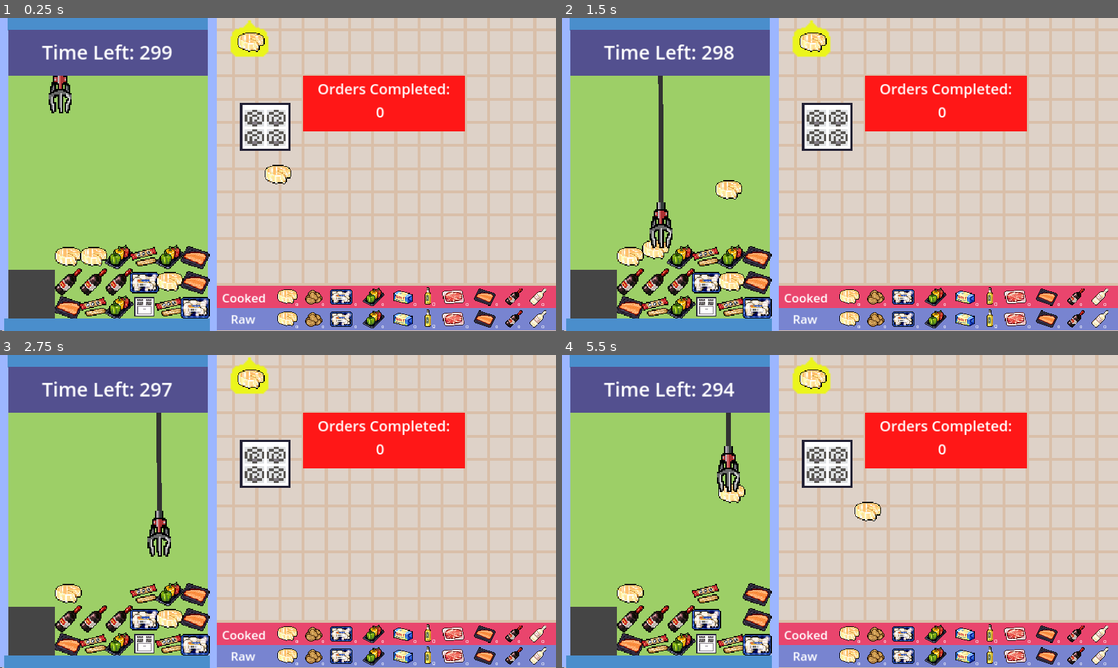
Above: before the commit, frames 1-4 (two rows, left to right).
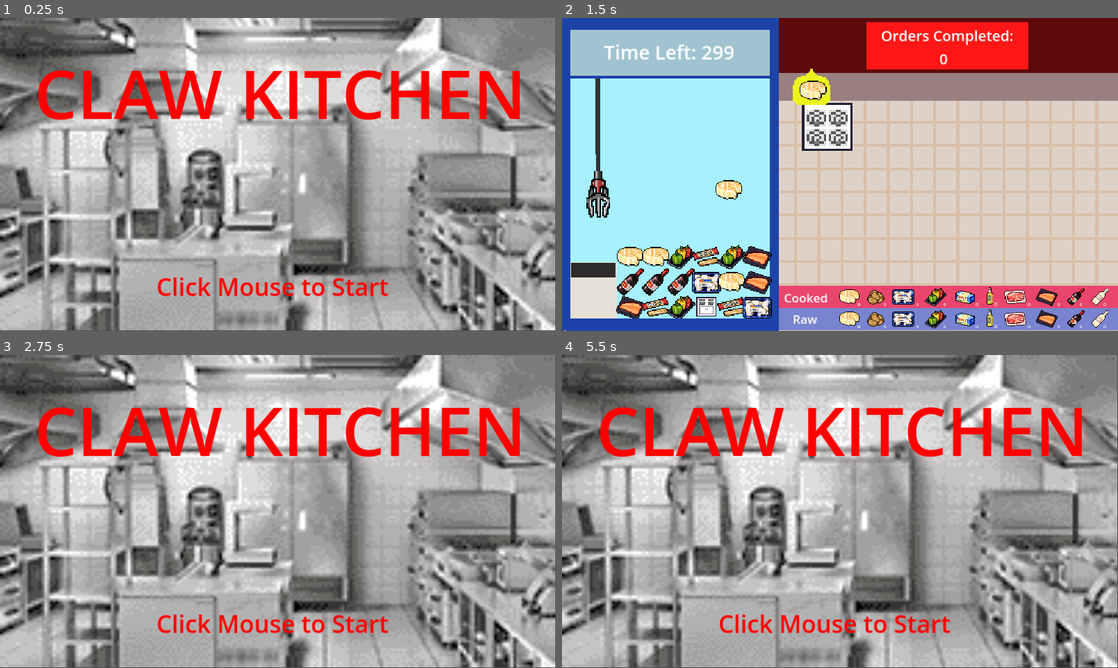
Above: after the commit, the same moments.

Repository: bvirnig/Claw-Kitchen
Game: Godot game, scene res://Scenes/splash_start.tscn
The game is run twice, just before and just after one commit, with the same random seed, the same clock (stepped at 60 frames per second) and the same inputs. Before the commit the project starts from res://Scenes/main.tscn. Sound files missing from this copy of the repository are replaced by a short silence.
Inputs (mouse positions are in pixels of both pictures, inside the frame that each line leads up to):
- Up to frame 1 (0.25 s): no input
- Up to frame 2 (1.5 s): tap Enter (ui_accept) at 0.5, 0.77 s; move the mouse to (817, 115) at 0.52 s; tap 0 (zero) at 0.6 s; click (817, 115) at 0.67 s; move the mouse to (728, 190) at 1.27 s; click (728, 190) at 1.35 s
- Up to frame 3 (2.75 s): tap Enter (ui_accept) at 1.52, 2 s; tap 0 (zero) at 1.55, 2.3 s; move the mouse to (333, 442) at 2.02 s; tap Mouse wheel down (mouse_scroll_down) at 2.1 s; click (333, 442) at 2.17 s
- Up to frame 4 (5.5 s): tap Enter (ui_accept) at 2.75, 3.02, 3.5, 3.77, 4.52 s; move the mouse to (812, 574) at 2.77 s; tap Mouse wheel up (mouse_scroll_up) at 2.85 s; click (812, 574) at 2.92 s; tap 0 (zero) at 3.05, 3.6, 4.35, 5.3 s; move the mouse to (1006, 558) at 3.52 s; click (1006, 558) at 3.67 s; move the mouse to (673, 464) at 4.27 s; click (673, 464) at 4.42 s; move the mouse to (867, 511) at 5.02 s; click (867, 511) at 5.1 s

The runs differ from the first frame. In frame 1, 93% of the frame differs, in the area x 0-100%, y 0-100%; in frame 2, 54%; in frame 3, 93%; in frame 4, 93%.

Commit message:
final game
final game

Diff:
--- a/clawkitchen/Scenes/claw.gd
+++ b/clawkitchen/Scenes/claw.gd
@@ -117,7 +117,23 @@
 
 func _on_body_entered(body: Node2D) -> void:
 	if is_descending and body is Food and not is_holding:
-		pick_up_food(body)
+		# Cast body to Food type to access its properties
+		var food_item = body as Food
+		if food_item:
+			# Check if the food item's type is "bomb"
+			if food_item.food_type == "bomb":
+				# Call the explode() method on the bomb food item
+				body.explode()
+				# Decrement the selected item (if the selected item is not a bomb)
+				var selected_item = Gamedata.get_selected_item()
+				if selected_item != "bomb" and Gamedata.food_counts[selected_item] > 0:
+					Gamedata.decrement_food(selected_item, false)  # False because it's not cooked
+				print("Bomb picked up! Decrementing " + selected_item)
+				ascend_claw(1)
+			else:
+				# If the food type is not a bomb, pick it up as usual
+				pick_up_food(body)
+
 
 func _on_body_exited(body: Node2D) -> void:
 	if is_moving_left_right and body is Food:
--- a/clawkitchen/Scenes/claw.tscn
+++ b/clawkitchen/Scenes/claw.tscn
@@ -7,6 +7,7 @@
 size = Vector2(50, 50)
 
 [node name="Claw" type="Area2D"]
+z_index = 1
 collision_mask = 2
 script = ExtResource("1_sx5ll")
 
--- a/clawkitchen/Scenes/claw_background.tscn
+++ b/clawkitchen/Scenes/claw_background.tscn
@@ -5,43 +5,51 @@
 [node name="ClawBackground" type="Node2D"]
 
 [node name="TextureRect" type="TextureRect" parent="."]
-modulate = Color(0.615686, 0.811765, 0.403922, 1)
+modulate = Color(0.65, 0.941667, 1, 1)
 offset_right = 436.0
 offset_bottom = 644.0
 texture = SubResource("CanvasTexture_7pq6k")
 
 [node name="wallL" type="ColorRect" parent="."]
-modulate = Color(0.612576, 0.714494, 1, 1)
+modulate = Color(0.117647, 0.262745, 0.658824, 1)
 z_index = 1
 offset_right = 17.0
 offset_bottom = 646.0
 
 [node name="wallR" type="ColorRect" parent="."]
-modulate = Color(0.611765, 0.713726, 1, 1)
+modulate = Color(0.117647, 0.262745, 0.658824, 1)
 offset_left = 431.0
 offset_top = -2.0
 offset_right = 450.0
 offset_bottom = 657.0
 
 [node name="wallFloor" type="ColorRect" parent="."]
-modulate = Color(0.288798, 0.557294, 0.799354, 1)
-z_index = 1
+modulate = Color(0.117647, 0.262745, 0.658824, 1)
+z_index = 2
 offset_left = 9.0
 offset_top = 622.0
 offset_right = 435.0
 offset_bottom = 674.0
 
 [node name="wallTop" type="ColorRect" parent="."]
-modulate = Color(0.290196, 0.556863, 0.8, 1)
-z_index = 1
+modulate = Color(0.1188, 0.26312, 0.66, 1)
+z_index = 2
 offset_left = 16.0
 offset_top = -19.0
 offset_right = 431.0
 offset_bottom = 26.0
 
+[node name="wallTop3" type="ColorRect" parent="."]
+modulate = Color(0.1188, 0.26312, 0.66, 1)
+z_index = 2
+offset_left = 9.0
+offset_top = 119.0
+offset_right = 434.0
+offset_bottom = 125.0
+
 [node name="wallTop2" type="ColorRect" parent="."]
-modulate = Color(0.32592, 0.3136, 0.56, 1)
-z_index = 1
+modulate = Color(0.6314, 0.766563, 0.82, 1)
+z_index = 2
 offset_left = 17.0
 offset_top = 24.0
 offset_right = 431.0
--- a/clawkitchen/Scenes/cooked_meals_gui.tscn
+++ b/clawkitchen/Scenes/cooked_meals_gui.tscn
@@ -17,7 +17,7 @@
 offset_left = 628.0
 offset_top = 119.0
 offset_right = 963.0
-offset_bottom = 235.0
+offset_bottom = 217.0
 texture = SubResource("CanvasTexture_p8k1r")
 
 [node name="MealsCookedLabel" type="Label" parent="."]
--- a/clawkitchen/Scenes/food.tscn
+++ b/clawkitchen/Scenes/food.tscn
@@ -1,12 +1,18 @@
-[gd_scene load_steps=4 format=3 uid="uid://cm2y2gnjs3smp"]
+[gd_scene load_steps=6 format=3 uid="uid://cm2y2gnjs3smp"]
 
 [ext_resource type="Script" path="res://food.gd" id="1_3r4rc"]
 [ext_resource type="Texture2D" uid="uid://bwhsynoru4f5v" path="res://AssetsBeingUsed/white_cheese_p.png" id="2_uta4w"]
+[ext_resource type="AudioStream" uid="uid://bu0flofgxqlqm" path="res://sounds/medium-explosion-40472-[AudioTrimmer.com].mp3" id="3_2stie"]
 
 [sub_resource type="RectangleShape2D" id="RectangleShape2D_wdp8a"]
 size = Vector2(31, 50)
 
+[sub_resource type="Gradient" id="Gradient_s0cc4"]
+offsets = PackedFloat32Array(0.0933333, 0.586667, 0.973333)
+colors = PackedColorArray(1, 0.866667, 0, 1, 1, 0.04, 0.04, 1, 0, 0, 0, 1)
+
 [node name="Food" type="CharacterBody2D" groups=["food"]]
+z_index = 1
 collision_layer = 2
 collision_mask = 3
 script = ExtResource("1_3r4rc")
@@ -23,5 +29,37 @@
 [node name="EnergyCheckTimer" type="Timer" parent="."]
 autostart = true
 
+[node name="explosion" type="CPUParticles2D" parent="."]
+z_index = 2
+emitting = false
+amount = 100
+lifetime = 0.5
+one_shot = true
+speed_scale = 2.94
+explosiveness = 1.0
+randomness = 1.0
+emission_shape = 1
+emission_sphere_radius = 60.0
+spread = 180.0
+gravity = Vector2(0, 0)
+initial_velocity_min = 262.62
+initial_velocity_max = 292.92
+angular_velocity_min = 14.55
+angular_velocity_max = 247.27
+angle_max = 720.0
+scale_amount_min = 3.0
+scale_amount_max = 20.0
+color_ramp = SubResource("Gradient_s0cc4")
+
+[node name="explosionSound" type="AudioStreamPlayer2D" parent="."]
+stream = ExtResource("3_2stie")
+volume_db = 10.0
+
+[node name="ExplodeTimer" type="Timer" parent="."]
+wait_time = 0.001
+one_shot = true
+
 [connection signal="food_dropped" from="." to="." method="_on_food_dropped"]
 [connection signal="timeout" from="EnergyCheckTimer" to="." method="_on_energy_check_timer_timeout"]
+[connection signal="finished" from="explosionSound" to="." method="_on_explosion_sound_finished"]
+[connection signal="timeout" from="ExplodeTimer" to="." method="_on_explode_timer_timeout"]
--- /dev/null
+++ b/clawkitchen/Scenes/game_over_splash.gd
@@ -0,0 +1,21 @@
+extends Control
+
+# Reference to the ScoreLabel node
+@onready var score_label: Label = $ScoreLabel  # Assumes there's a Label node called ScoreLabel in the scene
+
+# Path to the Start Splash scene
+const START_SPLASH_SCENE_PATH = "res://Scenes/splash_start.tscn"  # Update this with the correct path to your StartSplash scene
+
+# Called when the node enters the scene tree for the first time
+func _ready() -> void:
+	# Fetch the number of completed orders from the Gamedata singleton
+	var completed_orders = Gamedata.completed_orders_count  # Reference the completed_orders_count directly from Gamedata
+
+	# Set the text of the ScoreLabel to display the completed orders
+	score_label.text = str(completed_orders)  # Display the completed orders in the label
+
+# Detect "zero" input to go back to the Start Splash screen
+func _input(event):
+	# Check if the "zero" input action is triggered
+	if Input.is_action_just_pressed("zero"):  # "zero" is the custom input action
+		get_tree().change_scene_to_file(START_SPLASH_SCENE_PATH)  # Switch to the Start Splash scene
--- /dev/null
+++ b/clawkitchen/Scenes/game_over_splash.tscn
@@ -0,0 +1,56 @@
+[gd_scene load_steps=3 format=3 uid="uid://duor5np3aigvx"]
+
+[ext_resource type="Script" path="res://Scenes/game_over_splash.gd" id="1_hjk8u"]
+
+[sub_resource type="CanvasTexture" id="CanvasTexture_xkho2"]
+
+[node name="GameOverSplash" type="Control"]
+layout_mode = 3
+anchors_preset = 0
+offset_right = 40.0
+offset_bottom = 40.0
+script = ExtResource("1_hjk8u")
+
+[node name="TextureRect" type="TextureRect" parent="."]
+modulate = Color(0, 0, 0, 1)
+layout_mode = 0
+offset_left = -3.0
+offset_top = 2.0
+offset_right = 1175.0
+offset_bottom = 651.0
+texture = SubResource("CanvasTexture_xkho2")
+
+[node name="GameOver" type="Label" parent="."]
+layout_mode = 0
+offset_left = 266.0
+offset_top = 66.0
+offset_right = 836.0
+offset_bottom = 203.0
+theme_override_colors/font_color = Color(1, 0, 0, 1)
+theme_override_font_sizes/font_size = 100
+text = "Game Over!"
+
+[node name="ScoreLabel" type="Label" parent="."]
+layout_mode = 0
+offset_left = 272.0
+offset_top = 228.0
+offset_right = 842.0
+offset_bottom = 365.0
+theme_override_colors/font_color = Color(0, 0, 0, 1)
+theme_override_font_sizes/font_size = 100
+text = "
+"
+horizontal_alignment = 1
+vertical_alignment = 1
+
+[node name="Click to Restart" type="Label" parent="."]
+layout_mode = 0
+offset_left = 128.0
+offset_top = 368.0
+offset_right = 990.0
+offset_bottom = 645.0
+theme_override_colors/font_color = Color(1, 0, 0, 1)
+theme_override_font_sizes/font_size = 100
+text = "Press 0
+To Restart"
+horizontal_alignment = 1
--- a/clawkitchen/Scenes/kitchen_background.tscn
+++ b/clawkitchen/Scenes/kitchen_background.tscn
@@ -104,6 +104,8 @@
 [sub_resource type="TileSet" id="TileSet_a6pjc"]
 sources/0 = SubResource("TileSetAtlasSource_0kncn")
 
+[sub_resource type="CanvasTexture" id="CanvasTexture_iyjuk"]
+
 [node name="KitchenBackground" type="Node2D"]
 
 [node name="TileMap" type="TileMap" parent="."]
@@ -113,3 +115,19 @@
 tile_set = SubResource("TileSet_a6pjc")
 format = 2
 layer_0/tile_data = PackedInt32Array(655400, 720896, 6, 720936, 720896, 6, 786472, 720896, 6, 852008, 720896, 6, 917544 …(6493 unchanged characters)…
+
+[node name="TextureRect" type="TextureRect" parent="."]
+modulate = Color(0.36, 0.0396, 0.0396, 1)
+offset_left = 448.0
+offset_top = -1.0
+offset_right = 1153.0
+offset_bottom = 172.0
+texture = SubResource("CanvasTexture_iyjuk")
+
+[node name="TextureRect2" type="TextureRect" parent="."]
+modulate = Color(0.6, 0.498, 0.498, 1)
+offset_left = 449.0
+offset_top = 114.0
+offset_right = 1154.0
+offset_bottom = 172.0
+texture = SubResource("CanvasTexture_iyjuk")
--- a/clawkitchen/Scenes/main.gd
+++ b/clawkitchen/Scenes/main.gd
@@ -6,6 +6,9 @@
 @onready var collectSound = $collectSound  # Reference to the AudioStreamPlayer2D node for playing sound
 @onready var game_timer = $GameTimer  # Reference to GameTimer node
 @onready var game_timer_label = $GameTimerCountdownLabel  # Reference to the GameTimerCountdownLabel node
+
+# Path to the GameOverSplash scene
+const GAME_OVER_SCENE_PATH = "res://Scenes/game_over_splash.tscn"
 
 # Called when the node enters the scene tree for the first time.
 func _ready() -> void:
@@ -18,6 +21,7 @@
 
 	# Start the GameTimer (if necessary)
 	game_timer.start()  # Starts the GameTimer node (ensure it has a wait_time set if you want to count down)
+
 
 	# Update GameTimer label immediately with current countdown
 	update_game_timer_label()
@@ -81,3 +85,9 @@
 
 		# Play the collection sound when food is collected
 		collectSound.play()  # Play the sound
+
+# Function that gets called when the game timer ends
+func _on_game_timer_timeout():
+	print("Game Over! Timer has ended.")
+	# Load the GameOverSplash scene
+	get_tree().change_scene_to_file(GAME_OVER_SCENE_PATH)  # Change to the GameOverSplash scene
--- a/clawkitchen/Scenes/main.tscn
+++ b/clawkitchen/Scenes/main.tscn
@@ -11,9 +11,12 @@
 [ext_resource type="PackedScene" uid="uid://ccb5rmmic7b0u" path="res://Scenes/cooked_gui.tscn" id="10_b40yg"]
 [ext_resource type="AudioStream" uid="uid://bmxjp41int3vo" path="res://sounds/point-smooth-beep-230573.mp3" id="11_lgj3c"]
 [ext_resource type="PackedScene" uid="uid://duh6wui2yt1iq" path="res://Scenes/cooked_meals_gui.tscn" id="12_xafq2"]
+[ext_resource type="PackedScene" uid="uid://duor5np3aigvx" path="res://Scenes/game_over_splash.tscn" id="13_ywhuk"]
 [ext_resource type="PackedScene" uid="uid://bfi44bn1phq1" path="res://Scenes/request_spawner.tscn" id="18_venf7"]
 
 [sub_resource type="CanvasTexture" id="CanvasTexture_q6qmv"]
+
+[sub_resource type="CanvasTexture" id="CanvasTexture_ybnvy"]
 
 [sub_resource type="RectangleShape2D" id="RectangleShape2D_1jq21"]
 size = Vector2(97, 11)
@@ -31,22 +34,28 @@
 
 [node name="StoveSpawner" parent="." instance=ExtResource("5_s3b3h")]
 
+[node name="Player" parent="." instance=ExtResource("6_6ckl8")]
+
 [node name="CollectionBin" type="Area2D" parent="."]
-modulate = Color(0.27, 0.27, 0.27, 1)
+modulate = Color(0.891773, 0.876748, 0.836051, 1)
 position = Vector2(67, 572)
 collision_layer = 4
 collision_mask = 2
 
 [node name="Sprite2D" type="Sprite2D" parent="CollectionBin"]
-position = Vector2(-1.5, 0)
-scale = Vector2(97, 100)
+position = Vector2(-1.5, -7.99999)
+scale = Vector2(97, 116)
 texture = SubResource("CanvasTexture_q6qmv")
 
+[node name="Sprite2D2" type="Sprite2D" parent="CollectionBin"]
+modulate = Color(0.197937, 0.197937, 0.197937, 1)
+position = Vector2(-2, -50)
+scale = Vector2(-91.5, 30)
+texture = SubResource("CanvasTexture_ybnvy")
+
 [node name="CollisionShape2D" type="CollisionShape2D" parent="CollectionBin"]
-position = Vector2(-1.5, -44.5)
+position = Vector2(-2, -44)
 shape = SubResource("RectangleShape2D_1jq21")
-
-[node name="Player" parent="." instance=ExtResource("6_6ckl8")]
 
 [node name="RequestLabelCheckTimer" type="Timer" parent="."]
 autostart = true
@@ -64,6 +73,10 @@
 stream = ExtResource("11_lgj3c")
 
 [node name="CookedMealsGUI" parent="." instance=ExtResource("12_xafq2")]
+offset_left = 3.0
+offset_top = -110.0
+offset_right = 43.0
+offset_bottom = -70.0
 
 [node name="GameTimer" type="Timer" parent="."]
 wait_time = 300.0
@@ -80,8 +93,13 @@
 horizontal_alignment = 1
 vertical_alignment = 1
 
+[node name="GameOverSplash" parent="." instance=ExtResource("13_ywhuk")]
+visible = false
+z_index = 3
+
 [connection signal="body_entered" from="CollectionBin" to="." method="_on_collection_bin_body_entered"]
 [connection signal="timeout" from="RequestLabelCheckTimer" to="." method="_on_request_label_check_timer_timeout"]
 [connection signal="timeout" from="RequestLabelCheckTimer" to="." method="_on_request_timer_timeout"]
 [connection signal="timeout" from="InventoryUpdateTimer" to="." method="_on_food_label_timer_timeout"]
 [connection signal="timeout" from="InventoryUpdateTimer" to="." method="_on_inventory_update_timer_timeout"]
+[connection signal="timeout" from="GameTimer" to="." method="_on_game_timer_timeout"]
--- a/clawkitchen/Scenes/player.gd
+++ b/clawkitchen/Scenes/player.gd
@@ -4,17 +4,20 @@
 @onready var player_sprite: Sprite2D = $Sprite2D  # Reference to the player's Sprite2D node
 
 func _ready() -> void:
-	# Start by setting the player position to the mouse position
+	# Set the player's initial position to the mouse position
 	position = get_global_mouse_position()
 
-	# Set the player's sprite texture to the selected item's texture
+	# Make sure the sprite's anchor point is set correctly (ensure it's centered)
+	player_sprite.centered = true  # This ensures the sprite is centered around its position
+
+	# Set the player's sprite texture based on the selected item
 	set_player_sprite()
 
 func _process(delta: float) -> void:
-	# Directly set the player's position to the current mouse position
+	# Update the player position based on the mouse position
 	position = get_global_mouse_position()
 
-	# Update the player's sprite based on the selected item in the gamedata singleton
+	# Update the player's sprite texture based on the selected item
 	set_player_sprite()
 
 # Function to update the player's sprite based on the selected food item
@@ -37,14 +40,3 @@
 			print("Error: No valid texture found for selected item: " + selected_item)
 	else:
 		print("Error: Invalid selected item.")
-
-# Function to cycle through the first 10 food items
-func cycle_selected_item() -> void:
-	# Get the current index of the selected item
-	var current_index = Gamedata.selected_item_index
-
-	# Increase the index by 1 (or wrap back to 0 if it exceeds the first 10 items)
-	current_index = (current_index + 1) % 10
-
-	# Set the selected item index to the new value
-	Gamedata.set_selected_item_by_index(current_index)
--- a/clawkitchen/Scenes/player.tscn
+++ b/clawkitchen/Scenes/player.tscn
@@ -8,6 +8,7 @@
 size = Vector2(30, 30)
 
 [node name="Player" type="CharacterBody2D"]
+motion_mode = 1
 script = ExtResource("1_b2mi0")
 
 [node name="Sprite2D" type="Sprite2D" parent="."]
--- a/clawkitchen/Scenes/raw_gui.tscn
+++ b/clawkitchen/Scenes/raw_gui.tscn
@@ -205,6 +205,7 @@
 autostart = true
 
 [node name="CookedLabel" type="Label" parent="."]
+layout_mode = 0
 offset_left = 478.0
 offset_top = 605.0
 offset_right = 569.0
--- a/clawkitchen/Scenes/request_label.tscn
+++ b/clawkitchen/Scenes/request_label.tscn
@@ -7,6 +7,21 @@
 [ext_resource type="AudioStream" uid="uid://bop1hlavs6xcj" path="res://sounds/roblox-yummy.mp3" id="5_5wnag"]
 
 [sub_resource type="CanvasTexture" id="CanvasTexture_5hqpf"]
+
+[sub_resource type="Animation" id="Animation_0tjhv"]
+length = 0.001
+tracks/0/type = "value"
+tracks/0/imported = false
+tracks/0/enabled = true
+tracks/0/path = NodePath("Sprite2D:frame")
+tracks/0/interp = 1
+tracks/0/loop_wrap = true
+tracks/0/keys = {
+"times": PackedFloat32Array(0),
+"transitions": PackedFloat32Array(1),
+"update": 1,
+"values": [0]
+}
 
 [sub_resource type="Animation" id="Animation_7o7va"]
 resource_name = "request"
@@ -24,21 +39,6 @@
 "values": [0, 1, 2, 3, 4, 5, 6, 7, 8, 9, 10, 11]
 }
 
-[sub_resource type="Animation" id="Animation_0tjhv"]
-length = 0.001
-tracks/0/type = "value"
-tracks/0/imported = false
-tracks/0/enabled = true
-tracks/0/path = NodePath("Sprite2D:frame")
-tracks/0/interp = 1
-tracks/0/loop_wrap = true
-tracks/0/keys = {
-"times": PackedFloat32Array(0),
-"transitions": PackedFloat32Array(1),
-"update": 1,
-"values": [0]
-}
-
 [sub_resource type="AnimationLibrary" id="AnimationLibrary_lq60b"]
 _data = {
 "RESET": SubResource("Animation_0tjhv"),
@@ -46,6 +46,7 @@
 }
 
 [node name="Request Label" type="Area2D"]
+texture_filter = 1
 script = ExtResource("1_6jr2x")
 
 [node name="Sprite2D" type="Sprite2D" parent="."]
@@ -63,7 +64,7 @@
 autostart = true
 
 [node name="LifeTimer" type="Timer" parent="."]
-wait_time = 100.0
+wait_time = 90.0
 autostart = true
 
 [node name="idiotSandwich" type="AudioStreamPlayer2D" parent="."]
--- a/clawkitchen/Scenes/request_spawner.gd
+++ b/clawkitchen/Scenes/request_spawner.gd
@@ -4,7 +4,7 @@
 @export var change_food_timer: Timer  # Reference to the timer node
 @onready var spawn_timer: Timer = $SpawnTimer  # Reference to your SpawnTimer in the scene tree
 @onready var reset_timer: Timer = $ResetTimer  # Reference to your ResetTimer in the scene tree
-@export var initial_position: Vector2 = Vector2(520, 50)  # Initial spawn position
+@export var initial_position: Vector2 = Vector2(520, 150)  # Initial spawn position
 
 const SCREEN_WIDTH: int = 450  # Fixed screen width
 const SCREEN_HEIGHT: int = 648  # Fixed screen height
@@ -124,7 +124,7 @@
 func _on_faster_timer_timeout() -> void:
 	# Reduce the spawn timer and reset timer by 20 seconds
 	if spawn_timer.wait_time > 10:
-		spawn_timer.wait_time -= 2.5  # Decrease spawn timer by 20 seconds
+		spawn_timer.wait_time -= 1.5  # Decrease spawn timer by 20 seconds
 
 	if reset_timer.wait_time > 85:
-		reset_timer.wait_time -= 20  # Decrease reset timer by 20 seconds
+		reset_timer.wait_time -= 10  # Decrease reset timer by 10 seconds
--- a/clawkitchen/Scenes/request_spawner.tscn
+++ b/clawkitchen/Scenes/request_spawner.tscn
@@ -12,7 +12,7 @@
 autostart = true
 
 [node name="ResetTimer" type="Timer" parent="."]
-wait_time = 105.0
+wait_time = 110.0
 autostart = true
 
 [node name="FasterTimer" type="Timer" parent="."]
--- /dev/null
+++ b/clawkitchen/Scenes/splash_start.gd
@@ -0,0 +1,9 @@
+extends Control
+
+# Path to the main game scene
+const MAIN_SCENE_PATH = "res://Scenes/main.tscn"  # Update this with the correct path to your main game scene
+
+# Detect mouse button click to start the game
+func _input(event):
+	if event is InputEventMouseButton and event.button_index == MOUSE_BUTTON_LEFT and event.pressed:
+		get_tree().change_scene_to_file(MAIN_SCENE_PATH)  # Change to the main game scene
--- /dev/null
+++ b/clawkitchen/Scenes/splash_start.tscn
@@ -0,0 +1,35 @@
+[gd_scene load_steps=3 format=3 uid="uid://dgbc41c0q4kn5"]
+
+[ext_resource type="Script" path="res://Scenes/splash_start.gd" id="1_gy2mx"]
+[ext_resource type="Texture2D" uid="uid://3utgik8sdsqo" path="res://AssetsBeingUsed/kitchenpixel.png" id="2_qbrx3"]
+
+[node name="splashStart" type="Control"]
+layout_mode = 3
+anchors_preset = 0
+script = ExtResource("1_gy2mx")
+
+[node name="TextureRect" type="TextureRect" parent="."]
+layout_mode = 0
+offset_right = 1150.0
+offset_bottom = 647.0
+texture = ExtResource("2_qbrx3")
+
+[node name="ClickLabel" type="Label" parent="."]
+layout_mode = 0
+offset_left = 324.0
+offset_top = 521.0
+offset_right = 805.0
+offset_bottom = 590.0
+theme_override_colors/font_color = Color(1, 0, 0, 1)
+theme_override_font_sizes/font_size = 50
+text = "Click Mouse to Start"
+
+[node name="Title" type="Label" parent="."]
+layout_mode = 0
+offset_left = 71.0
+offset_top = 59.0
+offset_right = 1090.0
+offset_bottom = 251.0
+theme_override_colors/font_color = Color(1, 0, 0, 1)
+theme_override_font_sizes/font_size = 140
+text = "CLAW KITCHEN"
--- a/clawkitchen/food.gd
+++ b/clawkitchen/food.gd
@@ -20,7 +20,13 @@
 const LEFT_BOUNDARY: float = 40.0
 const RIGHT_BOUNDARY: float = 410.0  # Adjust based on your game's design
 
+# Signal to notify when the food is dropped
 signal food_dropped
+
+# Explosion effect and sound as variables
+var explosion_effect: CPUParticles2D  # Particle system for explosion
+var explosion_sound: AudioStreamPlayer2D  # Sound for explosion
+var explode_timer: Timer  # Reference to the timer node for triggering explosion
 
 # Initialization
 func _ready() -> void:
@@ -31,6 +37,10 @@
 		if sprite:
 			sprite.texture = prize_textures[texture_index]  # Directly assign the texture from the array
 
+	# Initialize explosion effect and sound nodes
+	explosion_effect = $explosion  # Assuming CPUParticles2D node is named "explosion"
+	explosion_sound = $explosionSound  # Assuming AudioStreamPlayer2D node is named "explosionSound"
+	explode_timer = $ExplodeTimer  # Assuming the timer is named "ExplodeTimer"
 
 
 # Update food's speed based on the energy_boost count
@@ -100,6 +110,31 @@
 	emit_signal("food_dropped")  # Emit a signal to notify that the food has been collected
 	queue_free()  # Remove the food node from the scene
 
-
 func _on_energy_check_timer_timeout() -> void:
 	update_food_speed()  # Update the speed when the timer times out
+
+# Function to handle explosion sound and starting the timer for explosion effect
+func explode():
+	explosion_effect.emitting = true
+	# Play the explosion sound
+	if explosion_sound:
+		explosion_sound.play()  # Play the explosion sound
+		# Connect the finished signal to trigger the removal of the food
+	else:
+		print("Explosion sound not found!")
+
+	# Start the explosion timer to trigger the effect
+	if explode_timer:
+		explode_timer.start()  # Start the timer to trigger the explosion effect after the timeout
+	else:
+		print("ExplodeTimer not found!")
+
+# Function to trigger the explosion effect when timer times out
+func _on_explode_timer_timeout():
+	explosion_effect.emitting = true
+
+
+# Function to wait for the explosion sound to finish before removing the food
+func _on_explosion_sound_finished() -> void:
+	print("Explosion sound finished, now removing food.")
+	queue_free()  # Remove the food object after the sound finishes
--- a/clawkitchen/project.godot
+++ b/clawkitchen/project.godot
@@ -11,7 +11,7 @@
 [application]
 
 config/name="ClawKitchen"
-run/main_scene="res://Scenes/main.tscn"
+run/main_scene="res://Scenes/splash_start.tscn"
 config/features=PackedStringArray("4.3", "Forward Plus")
 config/icon="res://icon.svg"
 
Binary file added: clawkitchen/AssetsBeingUsed/kitchenpixel.png
Not shown, added: clawkitchen/AssetsBeingUsed/kitchenpixel.png.import
Not shown: 1 places in clawkitchen/Scenes/kitchen_background.tscn that only renumber resources
Not shown: 1 places in clawkitchen/Scenes/main.tscn that only renumber resources
Not shown, added: clawkitchen/sounds/medium-explosion-40472-[AudioTrimmer.com].mp3.import
Not shown, added: clawkitchen/sounds/medium-explosion-40472.mp3.import
Not shown, added: clawkitchen/sounds/medium-explosion-40472-[AudioTrimmer.com].mp3
Not shown, added: clawkitchen/sounds/medium-explosion-40472.mp3
